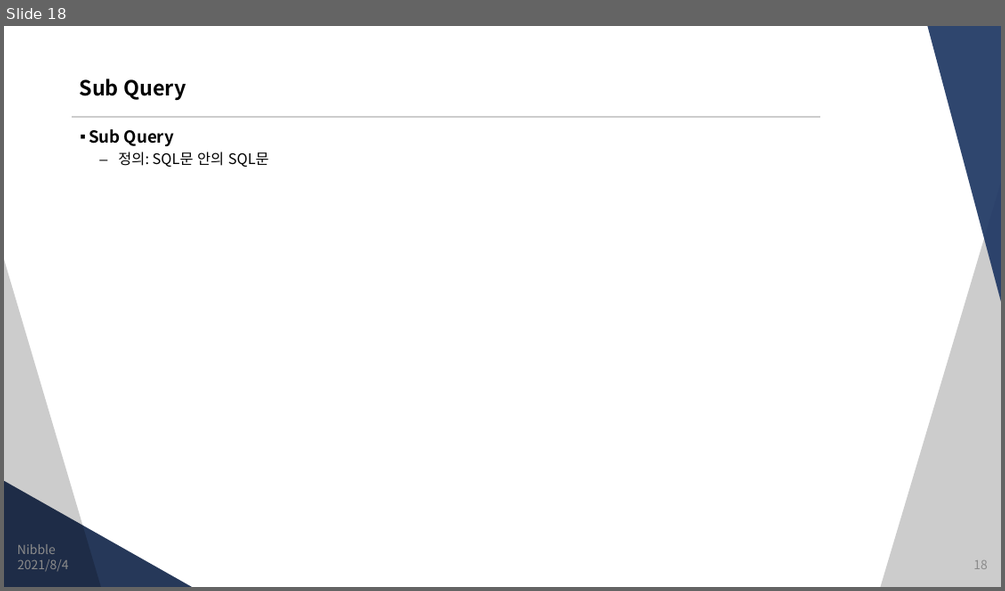
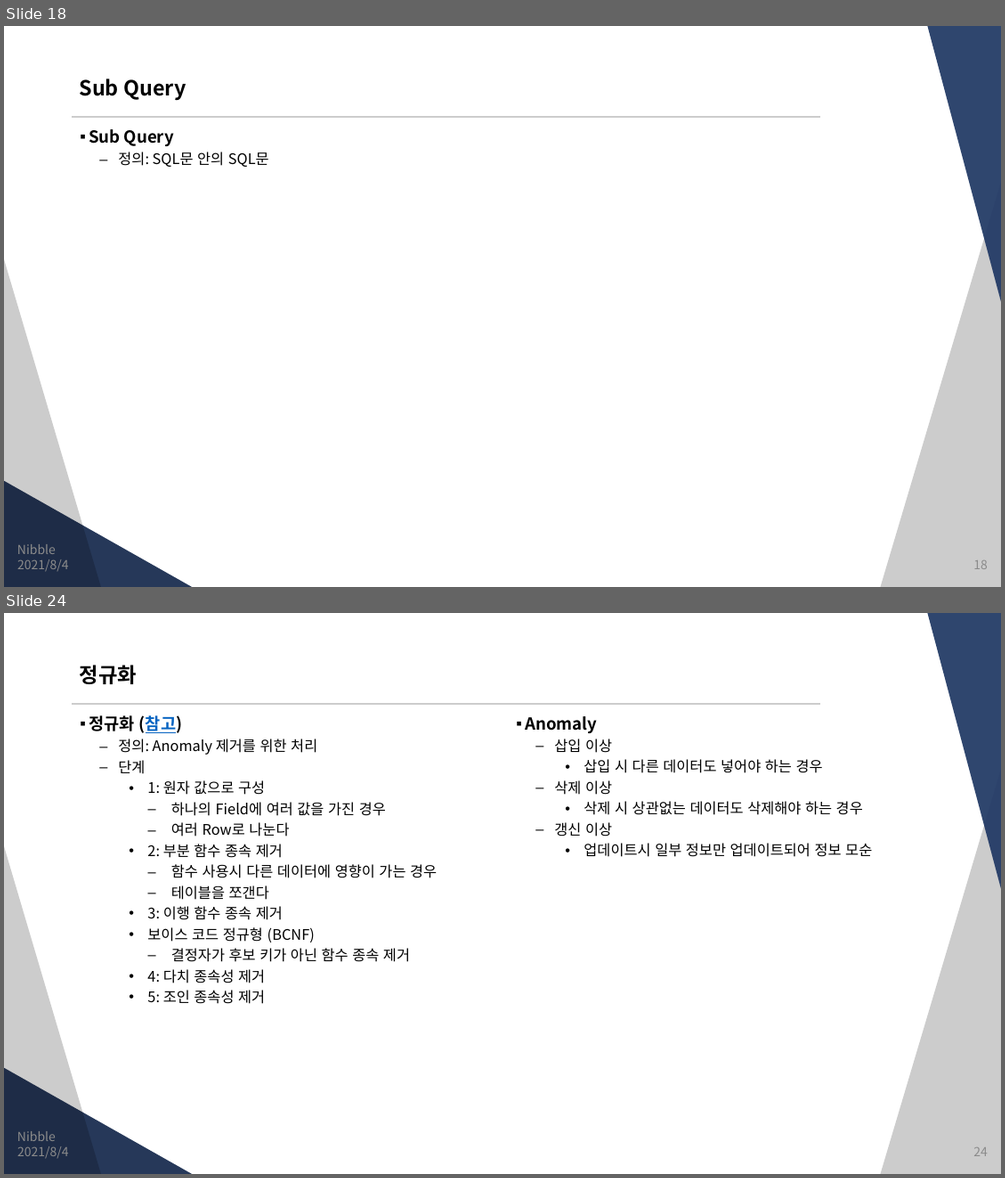
Before and after one commit to JungSangHyeon/2021-TIL, a slide deck: 정보처리기사/3. DB 구축.pptx. Shown one above the other, each under a label of ours: slide 18 before the commit, slides 18 and 24 after it; the slides between them are not shown. The pictures are 1005x591 and 1005x1178 pixels, drawn with LibreOffice and Linux fonts; fonts in the diff are those of the drawing. Boxes give left, top, right and bottom in pixels: in the first picture for what was removed or moved away, otherwise in the second. Text is boxed around its words. In the diff, an @@ line names an element or a change of style, - is before the commit and + after.

```diff
--- a/정보처리기사/3. DB 구축.pptx
+++ b/정보처리기사/3. DB 구축.pptx
@@ slide 24 added at bbox=[4, 613, 1001, 1174], background #FFFFFF; not listed: 5 template elements that a slide beside it also shows @@
@@ title added at bbox=[80, 665, 137, 684], 20 pt, text #000000, bold @@
+정규화
@@ text added at bbox=[89, 715, 437, 1004], 14 pt, text #000000 @@
+▪ 정규화 (참고)
+  – 정의: Anomaly 제거를 위한 처리
+  – 단계
+    • 1: 원자 값으로 구성
+      – 하나의 Field에 여러 값을 가진 경우
+      – 여러 Row로 나눈다
+    • 2: 부분 함수 종속 제거
+      – 함수 사용시 다른 데이터에 영향이 가는 경우
+      – 테이블을 쪼갠다
+    • 3: 이행 함수 종속 제거
+    • 보이스 코드 정규형 (BCNF)
+      – 결정자가 후보 키가 아닌 함수 종속 제거
+    • 4: 다치 종속성 제거
+    • 5: 조인 종속성 제거
@@ text added at bbox=[525, 716, 872, 857], 14 pt, text #000000 @@
+▪ Anomaly
+  – 삽입 이상
+    • 삽입 시 다른 데이터도 넣어야 하는 경우
+  – 삭제 이상
+    • 삭제 시 상관없는 데이터도 삭제해야 하는 경우
+  – 갱신 이상
+    • 업데이트시 일부 정보만 업데이트되어 정보 모순
@@ text added at bbox=[17, 1131, 56, 1141], 12 pt, text #8C8C8C @@
+Nibble
@@ text added at bbox=[17, 1146, 69, 1159], 12 pt, text #8C8C8C @@
+2021/8/4
@@ page number added at bbox=[973, 1147, 987, 1156], 12 pt, text #8C8C8C @@
+24
```
Also in this commit, not shown: 1 slide changed, 5 other slides added.
